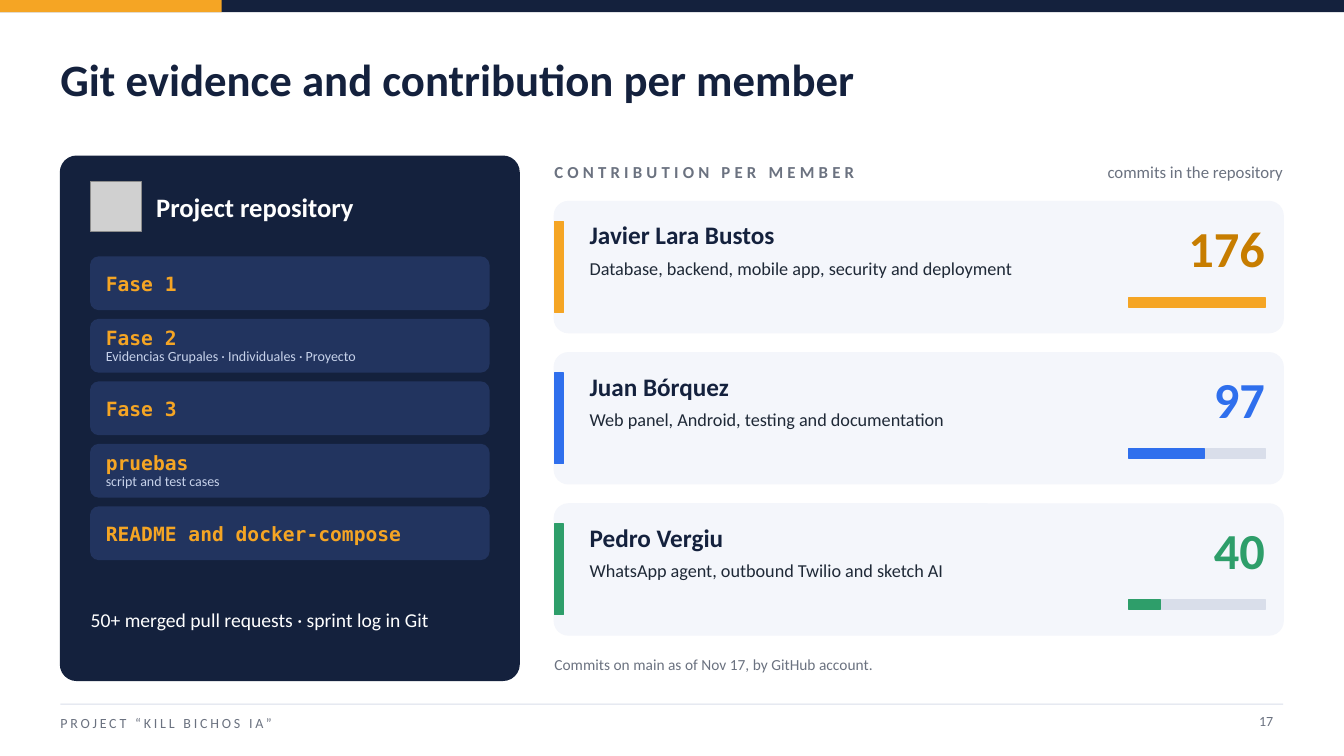
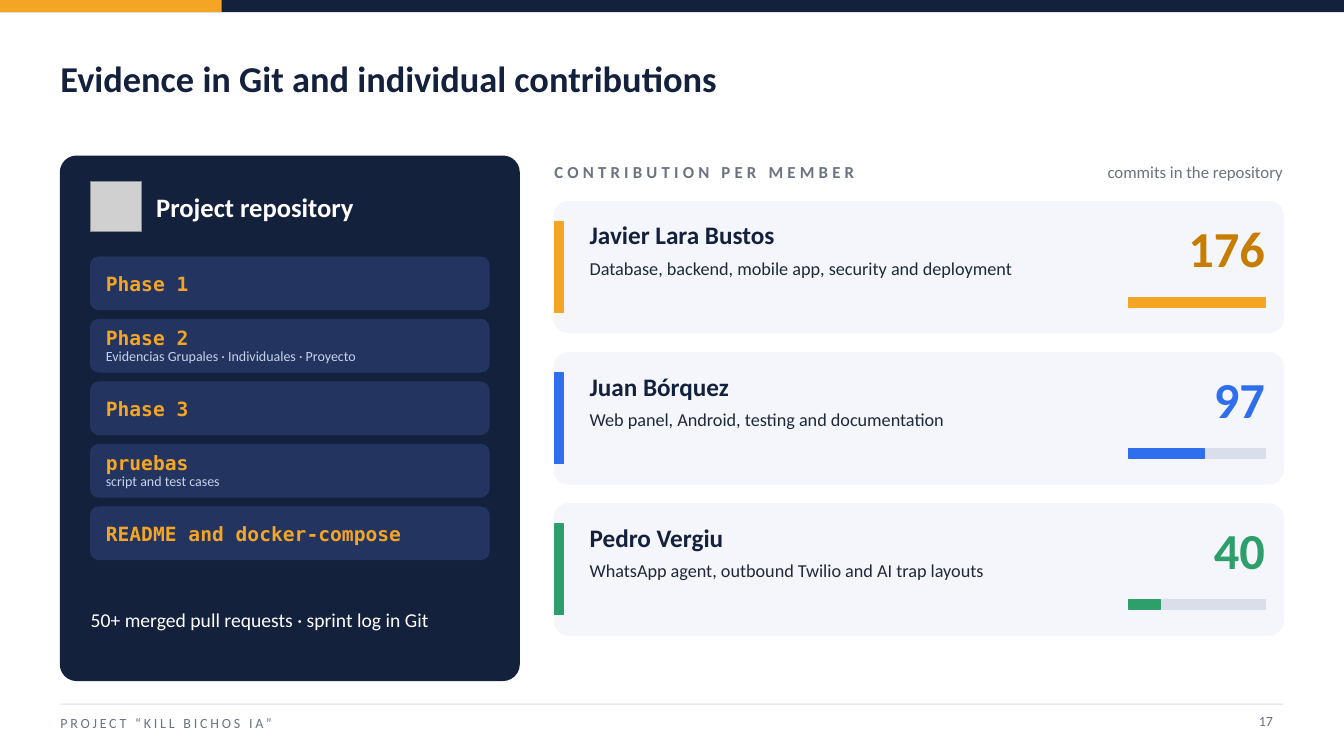
Before and after one commit to j4vierlb/PROYECTO-TESIS-, a slide deck: slide 17 of Fase 3/Evidencias Grupales/Presentación Final del proyecto (Inglés).pptx. Drawn at 1344x756 pixels with LibreOffice and Linux fonts; fonts in the diff are those of the drawing; grey boxes stand for pictures; background and template pictures are left out. Boxes give left, top, right and bottom in pixels: in the first picture for what was removed or moved away, otherwise in the second. Text is boxed around its words. In the diff, an @@ line names an element or a change of style, - is before the commit and + after.

```diff
--- a/Fase 3/Evidencias Grupales/Presentación Final del proyecto (Inglés).pptx
+++ b/Fase 3/Evidencias Grupales/Presentación Final del proyecto (Inglés).pptx
@@ text at [60, 66, 716, 93]: text changed; size 32 to 26 pt @@
-Git evidence and contribution per member
+Evidence in Git and individual contributions
@@ text at [106, 276, 189, 292]: text changed @@
-Fase 1
+Phase 1
@@ text at [106, 330, 189, 346]: text changed @@
-Fase 2
+Phase 2
@@ text at [106, 401, 189, 417]: text changed @@
-Fase 3
+Phase 3
@@ text at [590, 564, 984, 580]: text changed @@
-WhatsApp agent, outbound Twilio and sketch AI
+WhatsApp agent, outbound Twilio and AI trap layouts
@@ text removed at [554, 659, 873, 673] @@
-Commits on main as of Nov 17, by GitHub account.
```
Also in this commit, not shown: 17 other slides changed, 3 other files.
